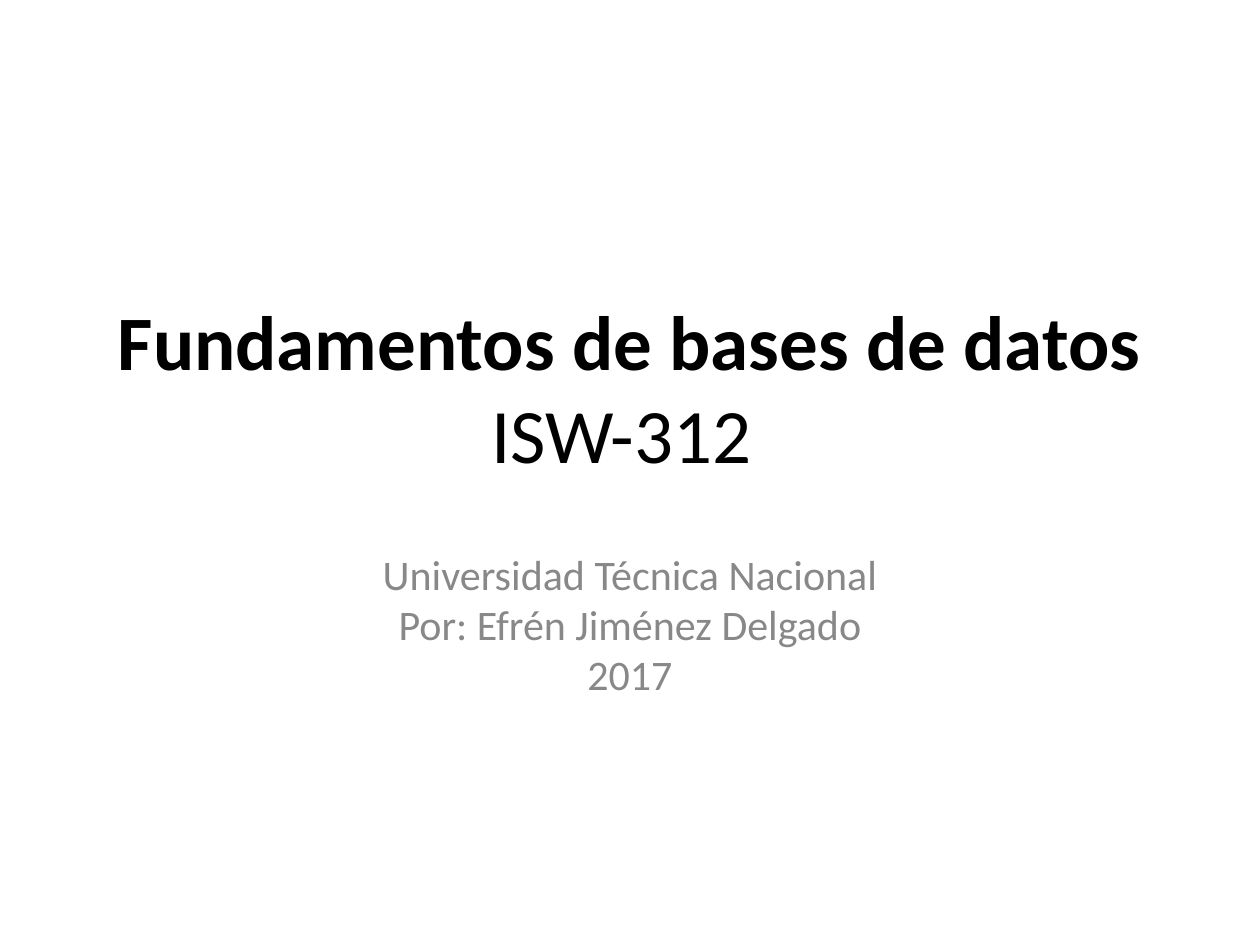
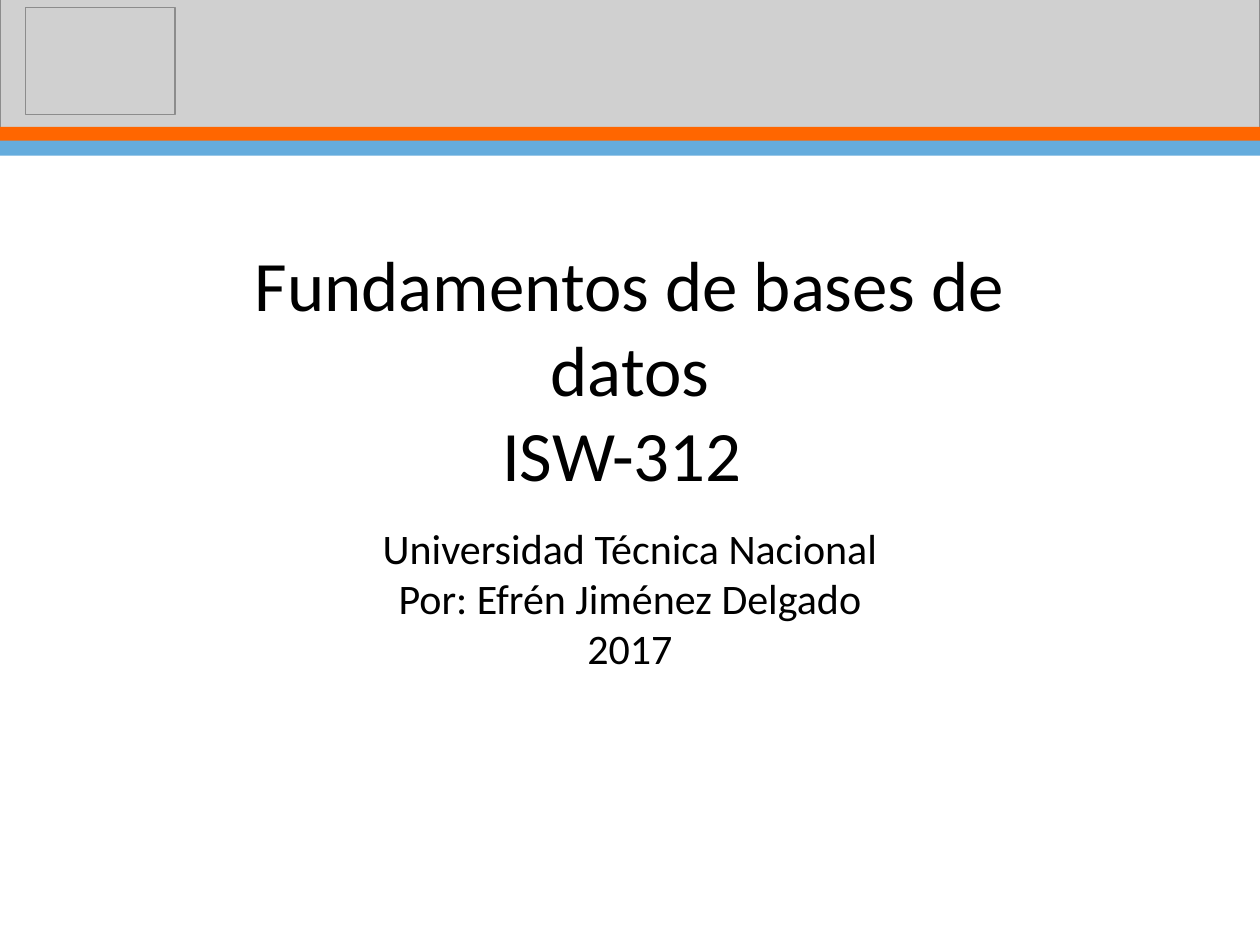
Before and after one commit to ejimenezdelgado/funda_db_martes_tarde_3_2017, a slide deck: slide 2 of Semana 2/Clase2.pptx (slide 1 before the commit). Drawn at 1260x945 pixels with LibreOffice and Linux fonts; fonts in the diff are those of the drawing; grey boxes stand for pictures; background and template pictures are left out. Boxes give left, top, right and bottom in pixels: in the first picture for what was removed or moved away, otherwise in the second. Text is boxed around its words. In the diff, an @@ line names an element or a change of style, - is before the commit and + after.

```diff
--- a/Semana 2/Clase2.pptx
+++ b/Semana 2/Clase2.pptx
@@ picture added at <box>0,0,1260,130</box> @@
@@ picture added at <box>25,8,175,115</box> @@
@@ rectangle added at <box>0,127,1260,142</box>, fill #FF6600 @@
@@ rectangle added at <box>0,141,1260,156</box>, fill #65ACDD @@
@@ title "Fundamentos de bases de datos ...": place and size @@
-title "Fundamentos de bases de datos ..." at <box>118,316,1141,464</box>
+title "Fundamentos de bases de datos ..." at <box>255,261,1004,482</box>
@@ title "Fundamentos de bases de datos ..." at <box>255,261,1004,482</box>: size 44 to 40.5 pt; bold off in "Fundamentos de bases de datos"; vertical alignment middle to bottom @@
@@ subtitle "Universidad Técnica Nacional": place and size @@
-subtitle "Universidad Técnica Nacional" at <box>383,561,877,690</box>
+subtitle "Universidad Técnica Nacional" at <box>383,534,877,665</box>
@@ subtitle "Universidad Técnica Nacional" at <box>383,534,877,665</box>: text colour #888888 to #000000 @@
```
Also in this commit, not shown: 69 other slides changed, 1 slide added, 1 other file.
